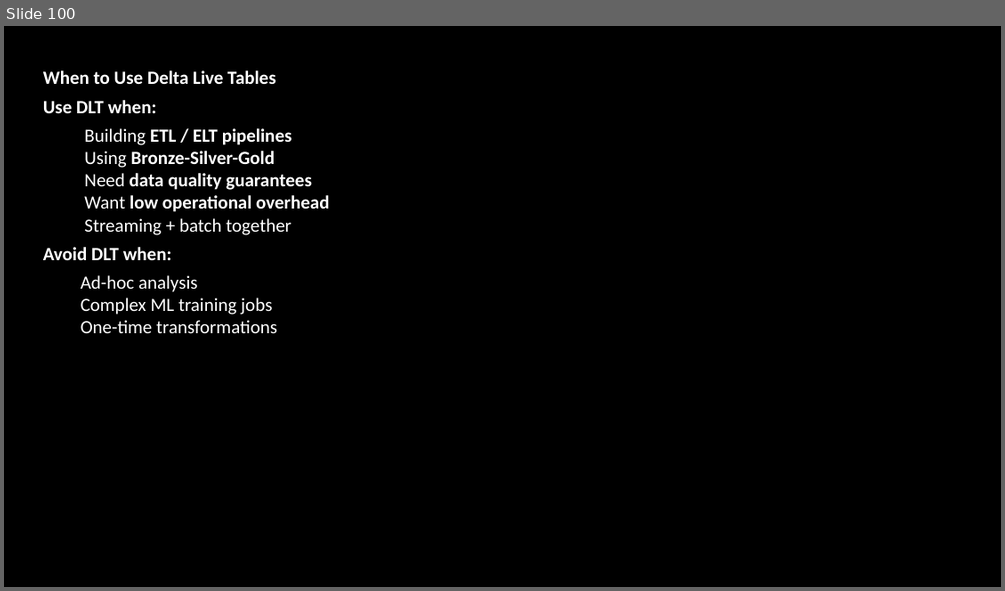
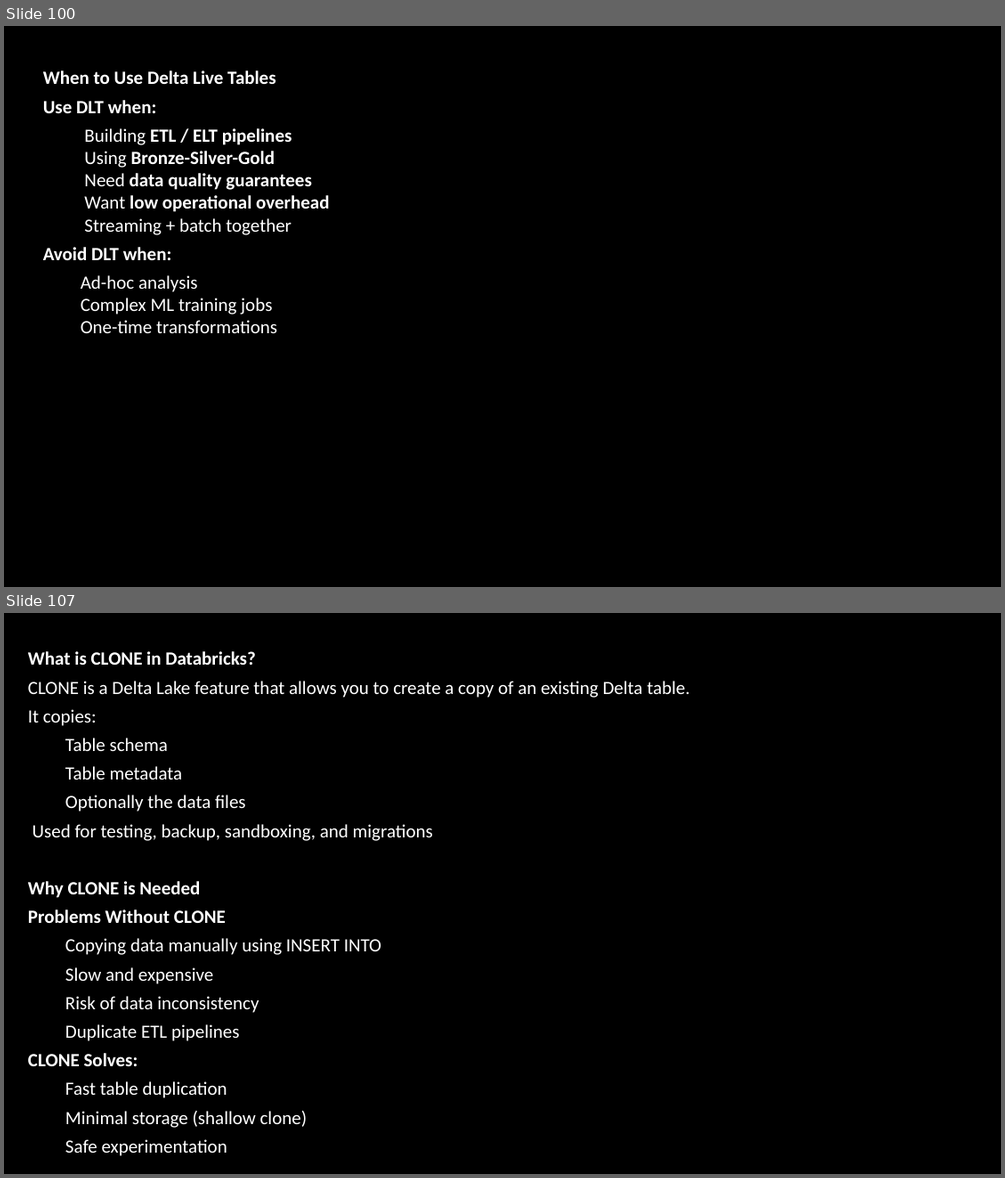
Before and after one commit to babjeereddy/revature_databrics, a slide deck: databrics/Databrics.pptx. Shown one above the other, each under a label of ours: slide 100 before the commit, slides 100 and 107 after it; the slides between them are not shown. The pictures are 1005x591 and 1005x1178 pixels, drawn with LibreOffice and Linux fonts; fonts in the diff are those of the drawing; background and template pictures are left out. Boxes give left, top, right and bottom in pixels: in the first picture for what was removed or moved away, otherwise in the second. Text is boxed around its words. In the diff, an @@ line names an element or a change of style, - is before the commit and + after.

```diff
--- a/databrics/Databrics.pptx
+++ b/databrics/Databrics.pptx
@@ slide 107 added at box(4, 613, 1001, 1174), background picture (left out) @@
@@ text added at box(28, 651, 689, 1156), 18 pt, text #FFFFFF @@
+What is CLONE in Databricks?
+CLONE is a Delta Lake feature that allows you to create a copy of an existing Delta table.
+It copies:
+Table schema
+Table metadata
+Optionally the data files
+Used for testing, backup, sandboxing, and migrations
+Why CLONE is Needed
+Problems Without CLONE
+Copying data manually using INSERT INTO
+Slow and expensive
+Risk of data inconsistency
+Duplicate ETL pipelines
+CLONE Solves:
+Fast table duplication
+Minimal storage (shallow clone)
+Safe experimentation
```
Also in this commit, not shown: 2 slides changed, 36 other slides added.
